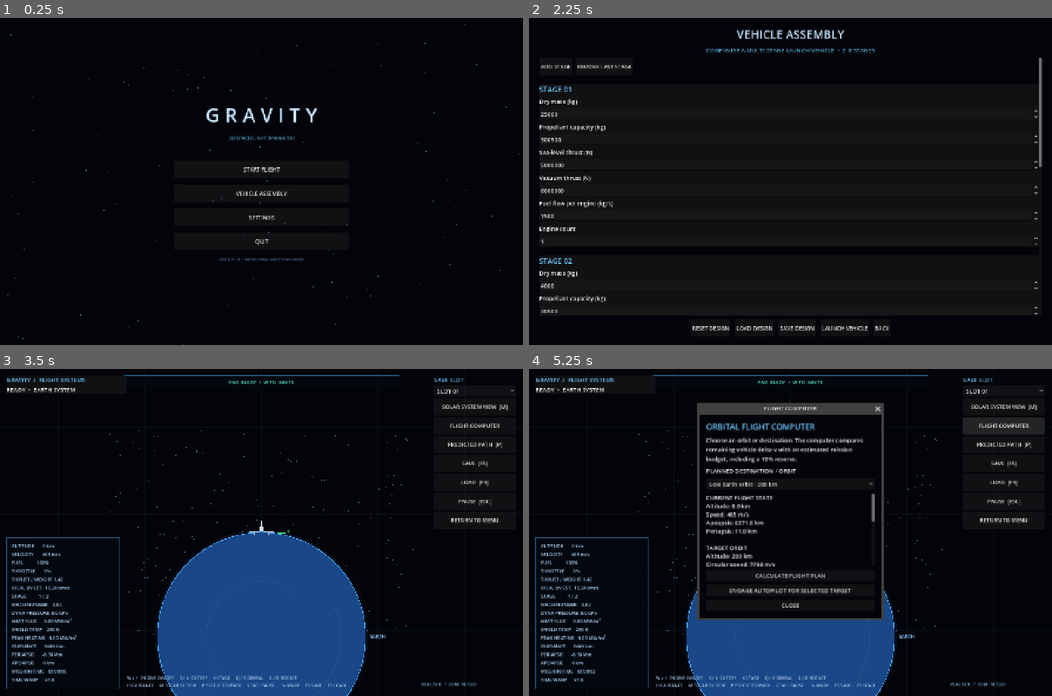
Above: before the commit, frames 1-4 (two rows, left to right).
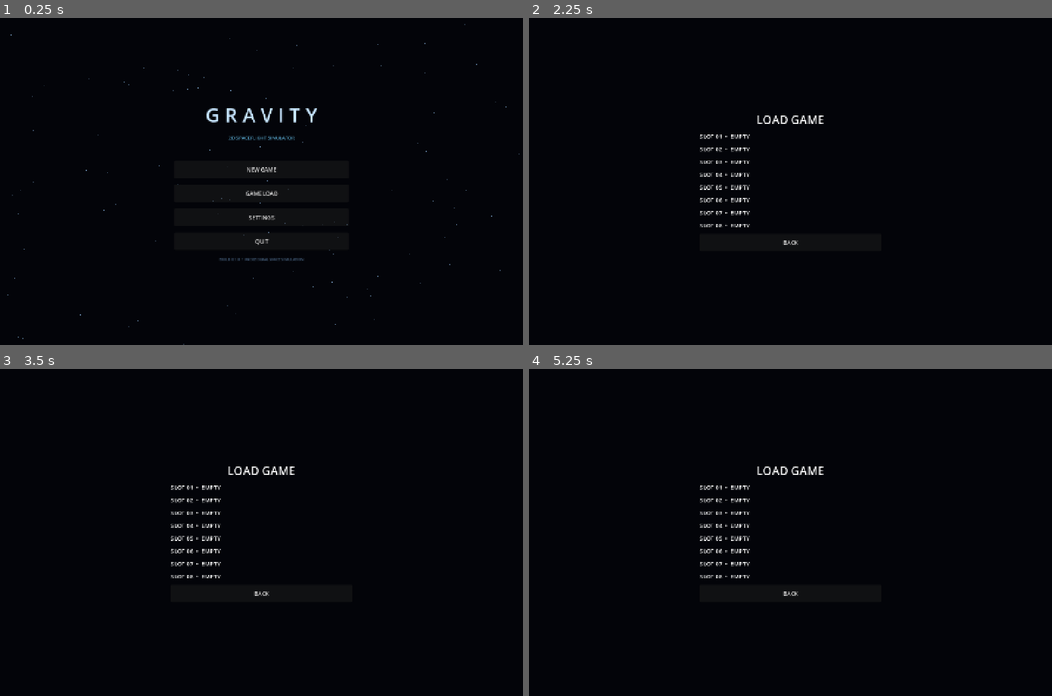
Above: after the commit, the same moments.

Repository: Blagos1195/Gravity-simulator
Game: Godot game, scene res://scenes/main.tscn
The game is run twice, just before and just after one commit, with the same random seed, the same clock (stepped at 60 frames per second) and the same inputs.
Inputs (mouse positions are in pixels of both pictures, inside the frame that each line leads up to):
- Up to frame 1 (0.25 s): no input
- Up to frame 2 (2.25 s): click (790, 194) at 0.5 s, where only the run before the commit has a clickable "VEHICLE ASSEMBLY"; click "BACK" at 1.25 s; click (790, 194) at 2 s, where only the run after the commit has a clickable "GAME LOAD"
- Up to frame 3 (3.5 s): click (313, 679) at 2.75 s, where only the run before the commit has a clickable "LAUNCH VEHICLE"
- Up to frame 4 (5.25 s): click (1004, 391) at 3.5 s, where only the run before the commit has a clickable "SLOT 01"; click (1004, 408) at 4.25 s, where only the run before the commit has a clickable "SOLAR SYSTEM VIEW [M]"; click (1004, 424) at 5 s, where only the run before the commit has a clickable "FLIGHT COMPUTER"

The runs differ from the first frame. In frame 1, 0.2% of the frame differs, in the area x 45-55%, y 45-55%; in frame 2, 3.6%; in frame 3, 21%, in the area x 1-99%, y 1-100%; in frame 4, 19%.

Commit message:
Restructure main menu and new game setup

Diff:
--- a/Gravity/scripts/main.gd
+++ b/Gravity/scripts/main.gd
@@ -13,6 +13,7 @@
 var save_slot := 1
 var sim
 var autosave_elapsed := 0.0
+var autosave_enabled := true
 var status_label: Label
 var menu_root: VBoxContainer
 var settings_root: VBoxContainer
@@ -30,7 +31,7 @@
 func _process(delta: float) -> void:
 	if mode == "flight":
 		autosave_elapsed += delta
-		if autosave_elapsed >= AUTOSAVE_INTERVAL:
+		if autosave_enabled and autosave_elapsed >= AUTOSAVE_INTERVAL:
 			autosave_elapsed = 0.0
 			_save_game(true)
 
@@ -79,8 +80,10 @@
 	menu_root.add_child(subtitle)
 	_add_spacer(menu_root, 18)
 
-	_add_button(menu_root, "START FLIGHT", _start_flight)
-	_add_button(menu_root, "VEHICLE ASSEMBLY", _show_vehicle_editor)
+	if _latest_save_slot() > 0:
+		_add_button(menu_root, "CONTINUE", _continue_game)
+	_add_button(menu_root, "NEW GAME", _show_new_game_setup)
+	_add_button(menu_root, "GAME LOAD", _show_game_load)
 	_add_button(menu_root, "SETTINGS", _show_settings)
 	_add_button(menu_root, "QUIT", _quit_game)
 
@@ -197,7 +200,7 @@
 	_add_button(actions, "LOAD DESIGN", _load_rocket_design)
 	_add_button(actions, "SAVE DESIGN", _save_rocket_design)
 	_add_button(actions, "LAUNCH VEHICLE", _launch_designed_vehicle)
-	_add_button(actions, "BACK", _build_menu)
+	_add_button(actions, "BACK", _show_new_game_setup)
 
 func _add_rocket_stage() -> void:
 	var stages: Array = rocket_design["stages"]
@@ -300,9 +303,127 @@
 		return
 	_start_flight()
 
+func _show_new_game_setup() -> void:
+	for child in get_children():
+		child.queue_free()
+	mode = "new_game_setup"
+	var bg := ColorRect.new()
+	bg.color = Color(0.012, 0.018, 0.035)
+	bg.set_anchors_and_offsets_preset(Control.PRESET_FULL_RECT)
+	add_child(bg)
+	var center := CenterContainer.new()
+	center.set_anchors_and_offsets_preset(Control.PRESET_FULL_RECT)
+	add_child(center)
+	var root := VBoxContainer.new()
+	root.custom_minimum_size = Vector2(560, 0)
+	root.add_theme_constant_override("separation", 12)
+	center.add_child(root)
+	var heading := Label.new()
+	heading.text = "NEW GAME SETUP"
+	heading.horizontal_alignment = HORIZONTAL_ALIGNMENT_CENTER
+	heading.add_theme_font_size_override("font_size", 32)
+	heading.add_theme_color_override("font_color", Color(0.78, 0.9, 1.0))
+	root.add_child(heading)
+	_add_setting_label(root, "PHYSICS PRESET")
+	var physics := OptionButton.new()
+	for option in ["Arcade", "Standard", "Realistic", "Hardcore"]:
+		physics.add_item(option)
+	physics.select(["Arcade", "Standard", "Realistic", "Hardcore"].find(realism))
+	physics.item_selected.connect(func(index: int): realism = physics.get_item_text(index))
+	root.add_child(physics)
+	_add_setting_label(root, "SOLAR SYSTEM SCALE")
+	var scale := OptionButton.new()
+	for option in ["Compressed", "Balanced", "Realistic distances"]:
+		scale.add_item(option)
+	scale.select(["Compressed", "Balanced", "Realistic distances"].find(world_scale))
+	scale.item_selected.connect(func(index: int): world_scale = scale.get_item_text(index))
+	root.add_child(scale)
+	_add_setting_label(root, "GAME MODE")
+	var career := CheckButton.new()
+	career.text = "Enable career progression"
+	career.button_pressed = career_enabled
+	career.toggled.connect(func(value: bool): career_enabled = value)
+	root.add_child(career)
+	var note := Label.new()
+	note.text = "These choices apply to this new save. You can change supported simulation options during play."
+	note.autowrap_mode = TextServer.AUTOWRAP_WORD_SMART
+	note.add_theme_color_override("font_color", Color(0.58, 0.68, 0.8))
+	root.add_child(note)
+	_add_button(root, "CONTINUE TO ROCKET BUILDER", func():
+		rocket_design = RocketDesign.create_default()
+		_show_vehicle_editor()
+	)
+	_add_button(root, "BACK", _build_menu)
+
+func _save_exists(slot: int) -> bool:
+	return FileAccess.file_exists("%s/slot_%02d.json" % [SAVE_DIR, slot])
+
+func _latest_save_slot() -> int:
+	var latest_slot := 0
+	var latest_time := -1
+	for slot in range(1, 9):
+		var path := "%s/slot_%02d.json" % [SAVE_DIR, slot]
+		if not FileAccess.file_exists(path):
+			continue
+		var modified := FileAccess.get_modified_time(path)
+		if modified > latest_time:
+			latest_time = modified
+			latest_slot = slot
+	return latest_slot
+
+func _continue_game() -> void:
+	save_slot = _latest_save_slot()
+	if save_slot <= 0:
+		_build_menu()
+		return
+	_start_flight()
+	_load_game()
+
+func _show_game_load() -> void:
+	for child in get_children():
+		child.queue_free()
+	mode = "load_menu"
+	var bg := ColorRect.new()
+	bg.color = Color(0.012, 0.018, 0.035)
+	bg.set_anchors_and_offsets_preset(Control.PRESET_FULL_RECT)
+	add_child(bg)
+	var center := CenterContainer.new()
+	center.set_anchors_and_offsets_preset(Control.PRESET_FULL_RECT)
+	add_child(center)
+	var root := VBoxContainer.new()
+	root.custom_minimum_size = Vector2(500, 0)
+	root.add_theme_constant_override("separation", 12)
+	center.add_child(root)
+	var heading := Label.new()
+	heading.text = "LOAD GAME"
+	heading.horizontal_alignment = HORIZONTAL_ALIGNMENT_CENTER
+	heading.add_theme_font_size_override("font_size", 32)
+	root.add_child(heading)
+	for slot in range(1, 9):
+		var path := "%s/slot_%02d.json" % [SAVE_DIR, slot]
+		var label := "SLOT %02d  •  EMPTY" % slot
+		if FileAccess.file_exists(path):
+			var file := FileAccess.open(path, FileAccess.READ)
+			if file:
+				var parsed: Variant = JSON.parse_string(file.get_as_text())
+				file.close()
+				if parsed is Dictionary:
+					label = "SLOT %02d  •  %s  •  %s" % [slot, str(parsed.get("realism", "Unknown")), str(parsed.get("world_scale", "Unknown"))]
+			_add_button(root, label, func():
+				save_slot = slot
+				_start_flight()
+				_load_game()
+			)
+		else:
+			var empty_label := Label.new()
+			empty_label.text = label
+			root.add_child(empty_label)
+	_add_button(root, "BACK", _build_menu)
+
 func _show_settings() -> void:
 	for child in get_children():
 		child.queue_free()
+	mode = "settings"
 	var bg := ColorRect.new()
 	bg.color = Color(0.012, 0.018, 0.035)
 	bg.set_anchors_and_offsets_preset(Control.PRESET_FULL_RECT)
@@ -314,36 +435,28 @@
 	settings_root.custom_minimum_size = Vector2(520, 0)
 	settings_root.add_theme_constant_override("separation", 14)
 	center.add_child(settings_root)
-
 	var heading := Label.new()
-	heading.text = "SIMULATION SETTINGS"
+	heading.text = "GAME SETTINGS"
 	heading.horizontal_alignment = HORIZONTAL_ALIGNMENT_CENTER
 	heading.add_theme_font_size_override("font_size", 30)
 	settings_root.add_child(heading)
-
-	_add_setting_label(settings_root, "PHYSICS REALISM")
-	var physics := OptionButton.new()
-	for option in ["Arcade", "Standard", "Realistic", "Hardcore"]:
-		physics.add_item(option)
-	physics.select(["Arcade", "Standard", "Realistic", "Hardcore"].find(realism))
-	physics.item_selected.connect(func(index: int): realism = physics.get_item_text(index))
-	settings_root.add_child(physics)
-
-	_add_setting_label(settings_root, "SOLAR SYSTEM SCALE")
-	var scale := OptionButton.new()
-	for option in ["Compressed", "Balanced", "Realistic distances"]:
-		scale.add_item(option)
-	scale.select(["Compressed", "Balanced", "Realistic distances"].find(world_scale))
-	scale.item_selected.connect(func(index: int): world_scale = scale.get_item_text(index))
-	settings_root.add_child(scale)
-
-	_add_setting_label(settings_root, "CAREER PROGRESSION")
-	var career := CheckButton.new()
-	career.text = "Enable optional career progression"
-	career.button_pressed = career_enabled
-	career.toggled.connect(func(value: bool): career_enabled = value)
-	settings_root.add_child(career)
-
+	var fullscreen := CheckButton.new()
+	fullscreen.text = "Fullscreen"
+	fullscreen.button_pressed = DisplayServer.window_get_mode() == DisplayServer.WINDOW_MODE_FULLSCREEN
+	fullscreen.toggled.connect(func(enabled: bool):
+		DisplayServer.window_set_mode(DisplayServer.WINDOW_MODE_FULLSCREEN if enabled else DisplayServer.WINDOW_MODE_WINDOWED)
+	)
+	settings_root.add_child(fullscreen)
+	var autosave := CheckButton.new()
+	autosave.text = "Automatic saving every 60 seconds"
+	autosave.button_pressed = autosave_enabled
+	autosave.toggled.connect(func(enabled: bool): autosave_enabled = enabled)
+	settings_root.add_child(autosave)
+	var controls_note := Label.new()
+	controls_note.text = "Control remapping and audio settings will live here. Physics, universe scale and career are selected when creating a new game."
+	controls_note.autowrap_mode = TextServer.AUTOWRAP_WORD_SMART
+	controls_note.add_theme_color_override("font_color", Color(0.58, 0.68, 0.8))
+	settings_root.add_child(controls_note)
 	_add_button(settings_root, "BACK", _build_menu)
 
 func _start_flight() -> void:
